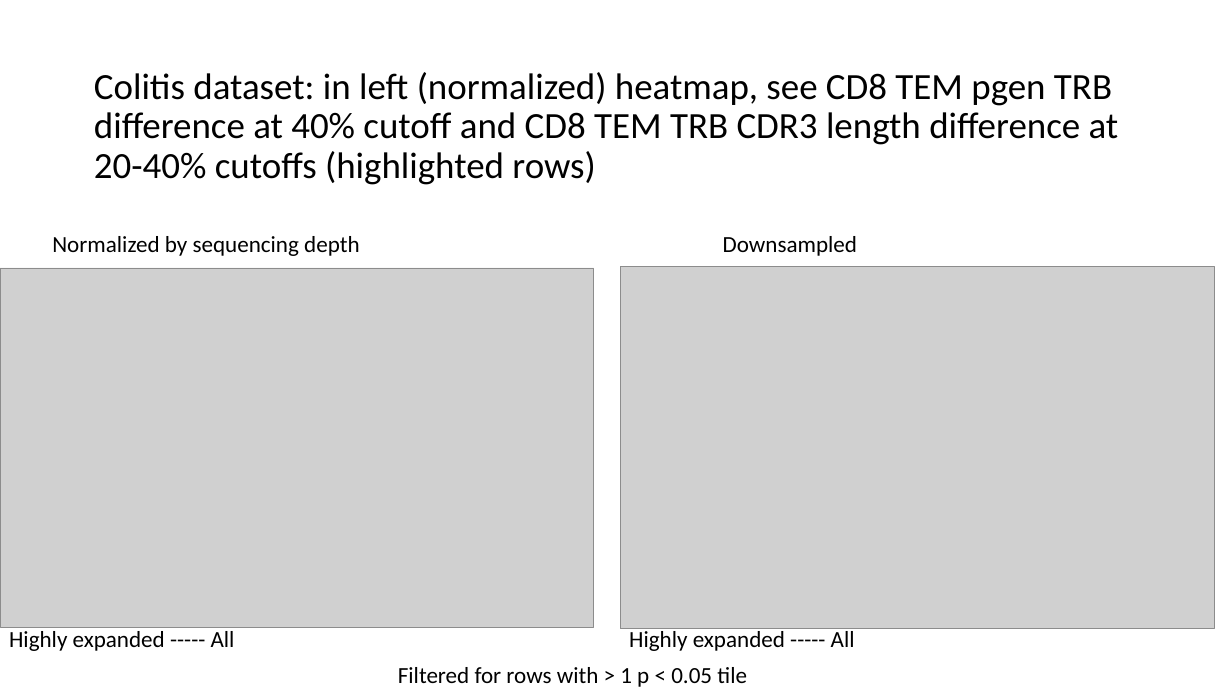
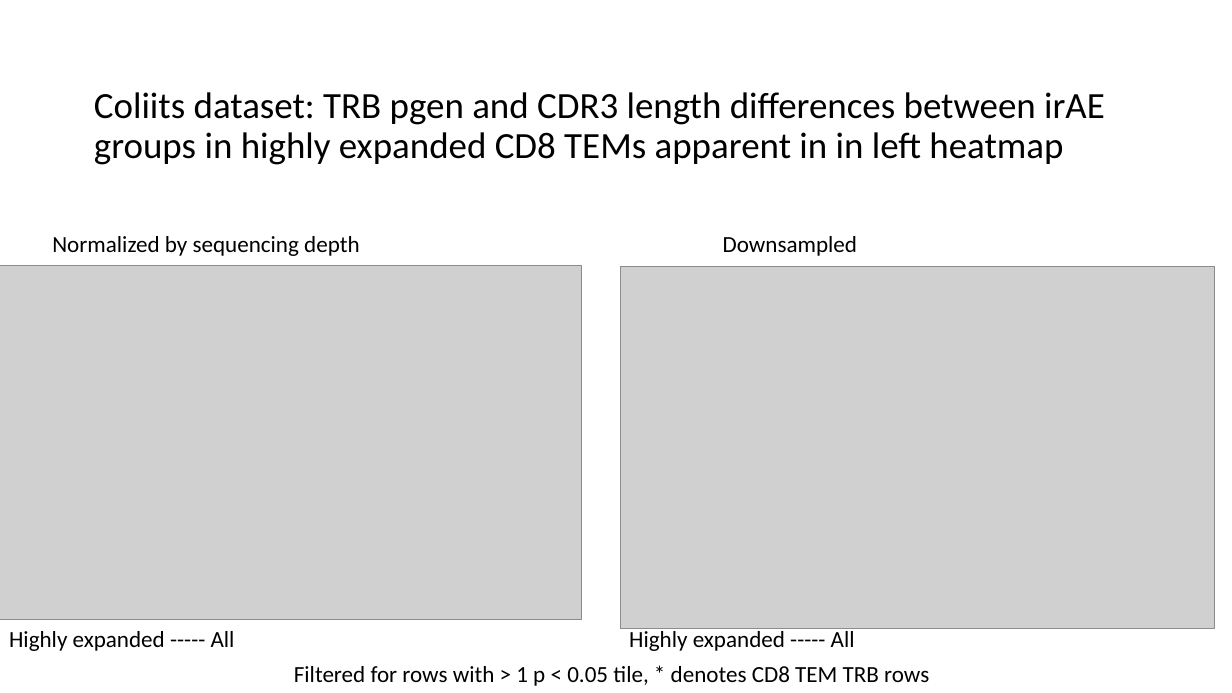
Before and after one commit to tybottorff/bottorffdocs, a slide deck: slide 7 of linsley_postdoc/presentations/weekly_meetings/1_11_24.pptx. Drawn at 1232x693 pixels with LibreOffice and Linux fonts; fonts in the diff are those of the drawing; grey boxes stand for pictures. Boxes give left, top, right and bottom in pixels: in the first picture for what was removed or moved away, otherwise in the second. Text is boxed around its words. In the diff, an @@ line names an element or a change of style, - is before the commit and + after.

```diff
--- a/linsley_postdoc/presentations/weekly_meetings/1_11_24.pptx
+++ b/linsley_postdoc/presentations/weekly_meetings/1_11_24.pptx
@@ title at [94, 92, 1105, 165]: text changed @@
-Colitis dataset: in left (normalized) heatmap, see CD8 TEM pgen TRB difference at 40% cutoff and CD8 TEM TRB CDR3 length difference at 20-40% cutoffs (highlighted rows)
+Coliits dataset: TRB pgen and CDR3 length differences between irAE groups in highly expanded CD8 TEMs apparent in in left heatmap
@@ picture: place and size @@
-picture at [0, 268, 594, 628]
+picture at [0, 266, 581, 620]
@@ text at [294, 666, 929, 686]: text changed @@
-Filtered for rows with > 1 p < 0.05 tile
+Filtered for rows with > 1 p < 0.05 tile, * denotes CD8 TEM TRB rows
```
Also in this commit, not shown: 1 other slide changed, 2 other files.
